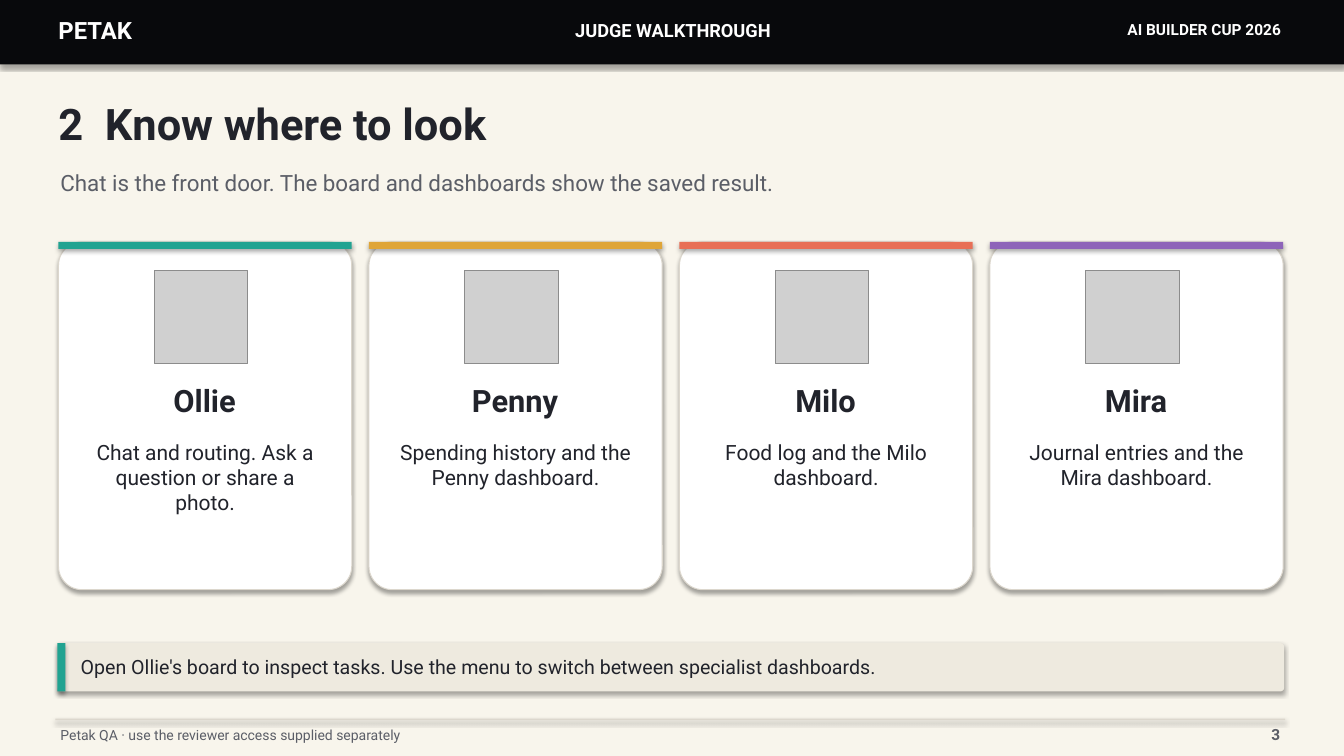
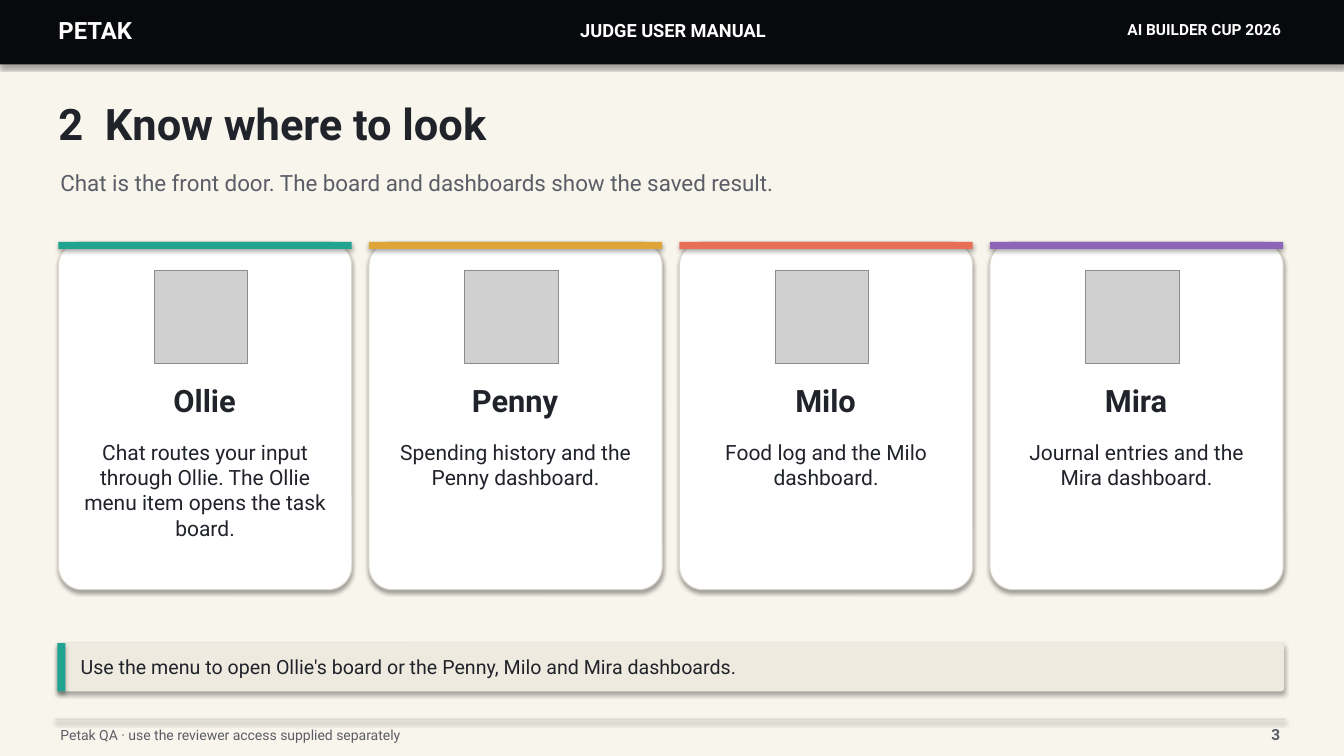
Before and after one commit to FhikarZul/petak-builder-cup-2026, a slide deck: slide 3 of docs/judge-walkthrough.pptx. Drawn at 1344x756 pixels with LibreOffice and Linux fonts; fonts in the diff are those of the drawing; grey boxes stand for pictures. Boxes give left, top, right and bottom in pixels: in the first picture for what was removed or moved away, otherwise in the second. Text is boxed around its words. In the diff, an @@ line names an element or a change of style, - is before the commit and + after.

Commit message:
Audit and focus judge manual slides

```diff
--- a/docs/judge-walkthrough.pptx
+++ b/docs/judge-walkthrough.pptx
@@ text at box(580, 24, 766, 37): text changed @@
-JUDGE WALKTHROUGH
+JUDGE USER MANUAL
@@ text at box(84, 444, 326, 536): text changed @@
-Chat and routing. Ask a question or share a photo.
+Chat routes your input through Ollie. The Ollie menu item opens the task board.
@@ text at box(81, 659, 736, 678): text changed @@
-Open Ollie's board to inspect tasks. Use the menu to switch between specialist dashboards.
+Use the menu to open Ollie's board or the Penny, Milo and Mira dashboards.
```
Also in this commit, not shown: 7 other slides changed, 4 slides removed.
